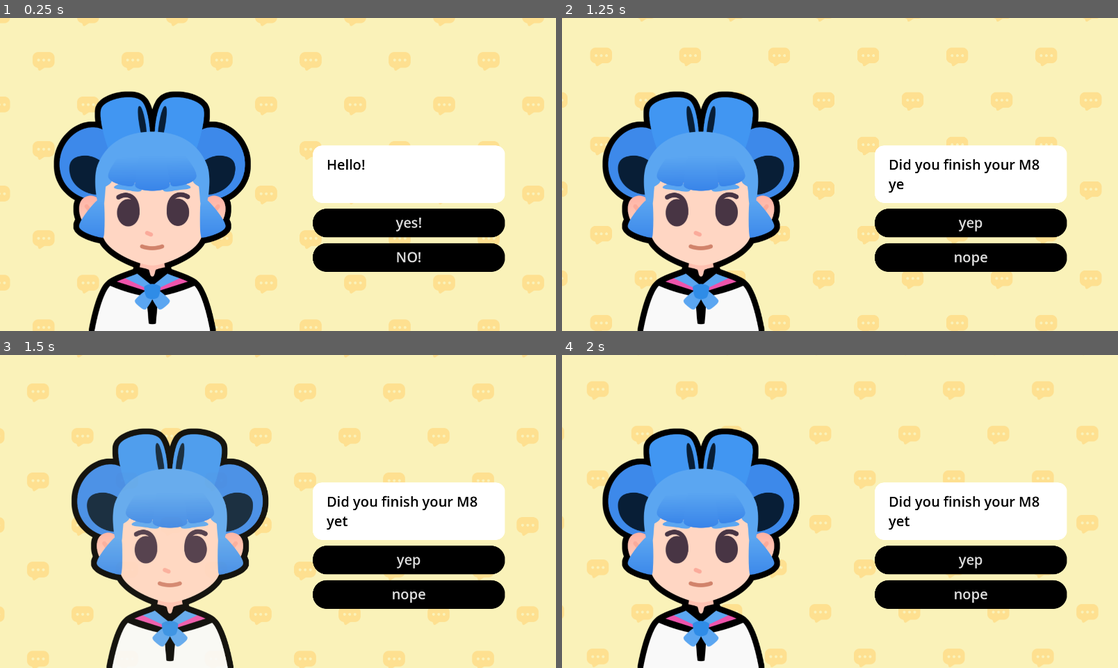
Above: before the commit, frames 1-4 (two rows, left to right).
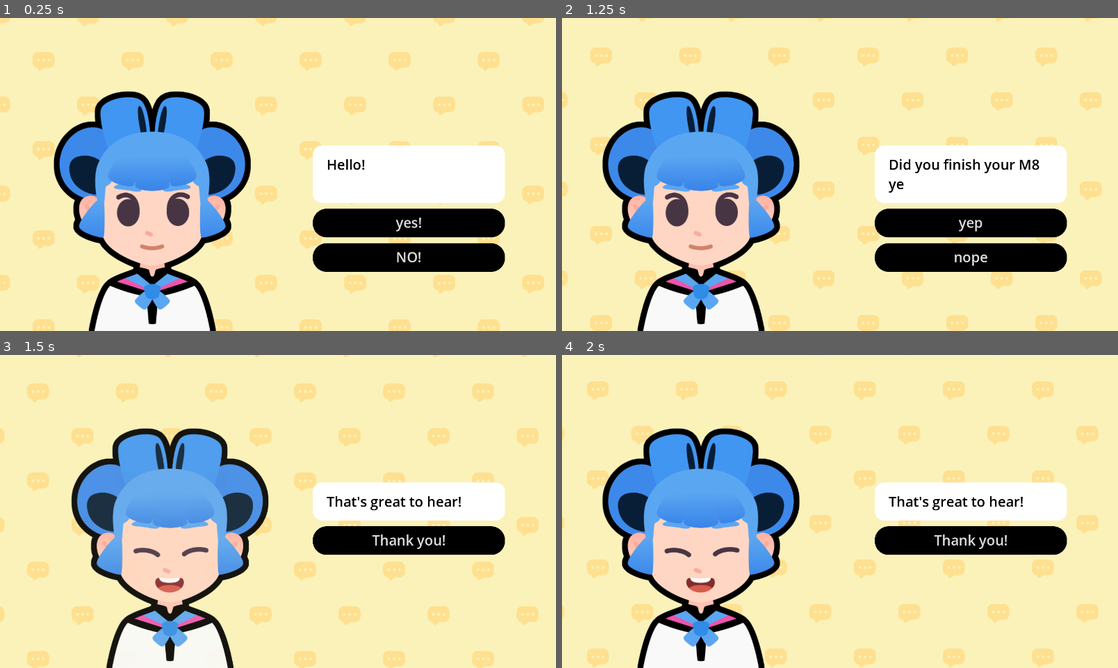
Above: after the commit, the same moments.

Repository: 127333hwy/M8-Start-a-dialogue
Game: Godot game, scene res://lessons/dialogue.tscn
Two runs of this game, one before a commit and one after it. Both use one fixed random seed, a clock stepped at 60 frames per second and the inputs below. The project has no main scene, so this scene is started directly. Sound files missing from this copy of the repository are replaced by a short silence.
Inputs:
- Up to frame 1 (0.25 s): no input
- Up to frame 2 (1.25 s): click "yes!" at 0.5 s
- Up to frame 3 (1.5 s): click "yep" at 1.25 s
- Up to frame 4 (2 s): no input

Frames 1-2 are identical in both runs. In frame 3, 9.6% of the frame differs, in the area x 24-91%, y 44-82%; in frame 4, 9.6%, in the area x 18-91%, y 44-82%.

Commit message:
completed M8L7(there's nothing to do for L8)

Diff:
--- a/lessons/dialogue.gd
+++ b/lessons/dialogue.gd
@@ -1,3 +1,5 @@
+@tool
+@icon("res://assets/dialogue_scene_icon.svg")
 extends Control
 
 var expressions := {
@@ -94,3 +96,9 @@
 		else:
 			var target_line_idx := choice.target_line_idx
 			button.pressed.connect(show_text.bind(target_line_idx))
+
+func set_dialogue_items(new_dialogue_items: Array[DialogueItem]) -> void:
+	for index in new_dialogue_items.size():
+		if new_dialogue_items[index] == null:
+			new_dialogue_items[index] = DialogueItem.new()
+	dialogue_items = new_dialogue_items
--- a/lessons/dialogue.tscn
+++ b/lessons/dialogue.tscn
@@ -9,7 +9,7 @@
 [ext_resource type="Script" uid="uid://itdxxii7hrfw" path="res://lessons/dialogue_choice.gd" id="5_rjbgl"]
 [ext_resource type="Texture2D" uid="uid://d000xjtr4iqtk" path="res://assets/emotion_regular.png" id="6_bayqr"]
 [ext_resource type="AudioStream" uid="uid://chgko4hmxwxu5" path="res://assets/talking_synth.ogg" id="7_1fga6"]
-[ext_resource type="Texture2D" uid="uid://bhinvhx75etr2" path="res://assets/emotion_sad.png" id="7_gkm7m"]
+[ext_resource type="Texture2D" uid="uid://dchimpdsnda13" path="res://assets/emotion_happy.png" id="7_ujubm"]
 
 [sub_resource type="Resource" id="Resource_1m3r0"]
 script = ExtResource("5_rjbgl")
@@ -33,7 +33,7 @@
 [sub_resource type="Resource" id="Resource_5rpy8"]
 script = ExtResource("5_rjbgl")
 text = "yep"
-target_line_idx = 1
+target_line_idx = 2
 metadata/_custom_type_script = "uid://itdxxii7hrfw"
 
 [sub_resource type="Resource" id="Resource_ifs2s"]
@@ -58,8 +58,8 @@
 [sub_resource type="Resource" id="Resource_cowwb"]
 script = ExtResource("3_ujubm")
 choices = Array[ExtResource("5_rjbgl")]([SubResource("Resource_6j24j")])
-expression = ExtResource("7_gkm7m")
-text = "aw, I hope you finish it befor the due day"
+expression = ExtResource("7_ujubm")
+text = "That's great to hear!!"
 metadata/_custom_type_script = "uid://dei5f1ruqnct7"
 
 [sub_resource type="ShaderMaterial" id="ShaderMaterial_efgpg"]
@@ -134,25 +134,13 @@
 size_flags_horizontal = 3
 size_flags_vertical = 2
 bbcode_enabled = true
-text = "Hello World"
+text = "Hello! Do you like godot?"
 fit_content = true
 
 [node name="ActionButtonsVBoxContainer" type="VBoxContainer" parent="VBoxContainer"]
 unique_name_in_owner = true
 layout_mode = 2
 
-[node name="Button" type="Button" parent="VBoxContainer/ActionButtonsVBoxContainer"]
-layout_mode = 2
-text = "Test button"
-
-[node name="Button2" type="Button" parent="VBoxContainer/ActionButtonsVBoxContainer"]
-layout_mode = 2
-text = "Test button"
-
-[node name="Button3" type="Button" parent="VBoxContainer/ActionButtonsVBoxContainer"]
-layout_mode = 2
-text = "Test button"
-
 [node name="AudioStreamPlayer" type="AudioStreamPlayer" parent="."]
 unique_name_in_owner = true
 stream = ExtResource("7_1fga6")
--- a/lessons/dialogue_choice.gd
+++ b/lessons/dialogue_choice.gd
@@ -1,3 +1,4 @@
+@icon("res://assets/dialogue_choice_icon.svg")
 class_name DialogueChoice extends Resource
 
 @export var text := ""
--- a/lessons/dialogue_item.gd
+++ b/lessons/dialogue_item.gd
@@ -1,3 +1,11 @@
+@tool
+@icon("res://assets/dialogue_item_icon.svg")
 class_name DialogueItem extends SlideShowEntry
 
-@export var choices: Array[DialogueChoice] = []
+@export_group("Choices")
+@export var choices: Array[DialogueChoice] = []: set = set_choices
+func set_choices(new_choices: Array[DialogueChoice]) -> void:
+	for index in new_choices.size():
+		if new_choices[index] == null:
+			new_choices[index] = DialogueChoice.new()
+	choices = new_choices
--- a/lessons/slideshow_entry.gd
+++ b/lessons/slideshow_entry.gd
@@ -1,5 +1,9 @@
 class_name SlideShowEntry extends Resource
+
+@export_group("Images")
 
 @export var expression := preload("res://assets/emotion_regular.png")
 @export var character := preload("res://assets/sophia.png")
+
+@export_group("Text")
 @export_multiline var text := ""
